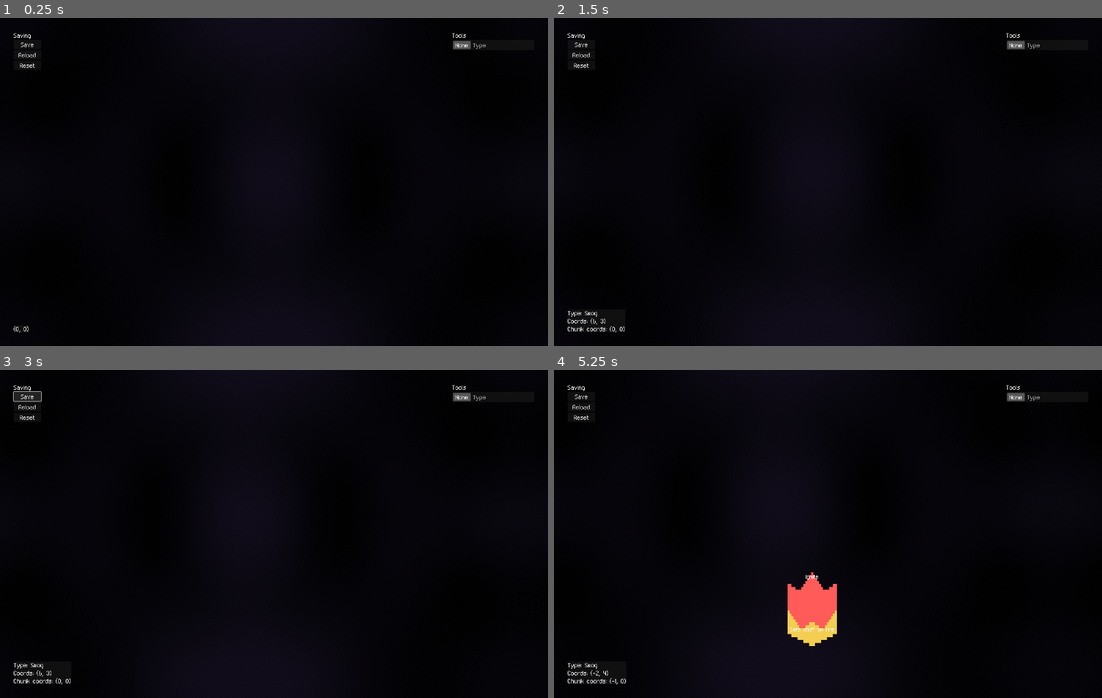
Above: before the commit, frames 1-4 (two rows, left to right).
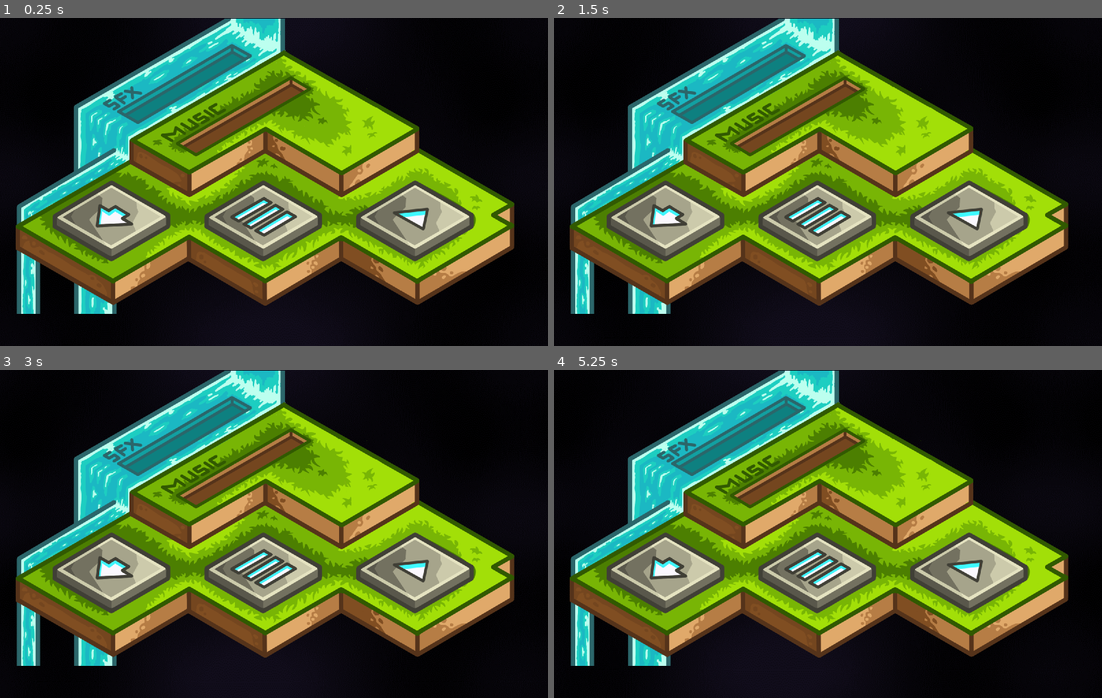
Above: after the commit, the same moments.

Repository: team-fow/riviver
Game: Godot game, scene res://scenes/game/game.tscn
Same seed, same stepped clock (60 frames per second), same inputs: the game is played once before the commit and once after it.
Inputs (mouse positions are in pixels of both pictures, inside the frame that each line leads up to):
- Up to frame 1 (0.25 s): no input
- Up to frame 2 (1.5 s): click (663, 221) at 0.52 s; click (970, 221) at 1.27 s
- Up to frame 3 (3 s): click (416, 573) at 2.02 s; click (27, 396) at 2.75 s, where only the run before the commit has a clickable "Save"
- Up to frame 4 (5.25 s): click (581, 406) at 3.5 s, where only the run before the commit has a clickable "Reload"; click (581, 415) at 4.25 s, where only the run before the commit has a clickable "Reset"; tap Enter at 5 s; drag from (745, 635) to (882, 461) at 5.02 s

The runs differ from the first frame. In frame 1, 52% of the frame differs, in the area x 2-94%, y 0-96%; in frame 2, 52%; in frame 3, 52%; in frame 4, 52%.

Commit message:
Importing UI
- Imported all panel elements, with 3 blocks: Upper, Lower, River
- Imported Buttons: Play, Quit, Menu
- Imported Sliders: Music, SFX

Need help with anchors

Diff:
--- a/project.godot
+++ b/project.godot
@@ -22,6 +22,10 @@
 
 window/size/viewport_width=2000
 window/size/viewport_height=1200
+
+[dotnet]
+
+project/assembly_name="riviver"
 
 [editor_plugins]
 
--- a/scenes/ui/ui.tscn
+++ b/scenes/ui/ui.tscn
@@ -1,11 +1,21 @@
-[gd_scene load_steps=3 format=3 uid="uid://bgbhlhlnbj02o"]
+[gd_scene load_steps=12 format=3 uid="uid://bgbhlhlnbj02o"]
 
 [ext_resource type="PackedScene" uid="uid://deg1lwogfdqdi" path="res://scenes/debug/editor/editor.tscn" id="1_jbr5h"]
 [ext_resource type="Script" path="res://scenes/debug/map.gd" id="2_kl14l"]
+[ext_resource type="Texture2D" uid="uid://dbdm86b40bbes" path="res://assets/ui/assets/Button - BG.png" id="3_7ccef"]
+[ext_resource type="Texture2D" uid="uid://6mrkfgh11hid" path="res://assets/ui/assets/Panel - River.png" id="3_cgv0v"]
+[ext_resource type="Texture2D" uid="uid://5sbi2h3l7h4p" path="res://assets/ui/assets/Button - Icon.Play.png" id="4_cgelv"]
+[ext_resource type="Texture2D" uid="uid://bp61bc5mf3cbr" path="res://assets/ui/assets/Panel - Lower.png" id="4_kpwrc"]
+[ext_resource type="Texture2D" uid="uid://bj40y15l6uury" path="res://assets/ui/assets/Panel - Upper.png" id="5_bstt5"]
+[ext_resource type="Texture2D" uid="uid://7abd0oelsoad" path="res://assets/ui/assets/Button - Icon.Back.png" id="8_o2ai1"]
+[ext_resource type="Texture2D" uid="uid://my0bwq5mlmmu" path="res://assets/ui/assets/Button - Icon.Menu.png" id="9_5u1mh"]
+[ext_resource type="Texture2D" uid="uid://bselotmjvdwhk" path="res://assets/ui/assets/Slider - Ground.png" id="9_7eaiu"]
+[ext_resource type="Texture2D" uid="uid://bc3addnh647ii" path="res://assets/ui/assets/Slider - River.png" id="10_bihvv"]
 
 [node name="UI" type="CanvasLayer"]
 
 [node name="Editor" parent="." instance=ExtResource("1_jbr5h")]
+visible = false
 
 [node name="Margins" type="MarginContainer" parent="."]
 anchors_preset = 15
@@ -20,9 +30,169 @@
 theme_override_constants/margin_bottom = 50
 
 [node name="Map" type="Control" parent="Margins"]
-visible = false
 modulate = Color(1.1, 1.1, 1.1, 0.502)
 layout_mode = 2
 size_flags_horizontal = 4
 size_flags_vertical = 4
 script = ExtResource("2_kl14l")
+
+[node name="Pause Panel" type="Control" parent="."]
+layout_mode = 3
+anchors_preset = 15
+anchor_right = 1.0
+anchor_bottom = 1.0
+offset_right = -80.0
+offset_bottom = -120.0
+grow_horizontal = 2
+grow_vertical = 2
+
+[node name="PanelRiver" type="TextureRect" parent="Pause Panel"]
+layout_mode = 1
+anchors_preset = 15
+anchor_right = 1.0
+anchor_bottom = 1.0
+offset_left = 60.0
+offset_top = 2.0
+offset_right = -791.0
+offset_bottom = 2.0
+grow_horizontal = 2
+grow_vertical = 2
+texture = ExtResource("3_cgv0v")
+
+[node name="PanelLower" type="TextureRect" parent="Pause Panel"]
+layout_mode = 1
+anchors_preset = -1
+anchor_right = 1.0
+anchor_bottom = 1.0
+offset_left = 56.0
+offset_top = 452.0
+offset_right = -42.0
+offset_bottom = -26.0
+grow_horizontal = 2
+grow_vertical = 2
+texture = ExtResource("4_kpwrc")
+
+[node name="PanelUpper" type="TextureRect" parent="Pause Panel"]
+layout_mode = 1
+anchors_preset = 15
+anchor_right = 1.0
+anchor_bottom = 1.0
+offset_left = 471.0
+offset_top = 117.0
+offset_right = -389.0
+offset_bottom = -423.0
+grow_horizontal = 2
+grow_vertical = 2
+texture = ExtResource("5_bstt5")
+
+[node name="ButtonPlay" type="TextureButton" parent="Pause Panel"]
+layout_mode = 1
+anchors_preset = 8
+anchor_left = 0.5
+anchor_top = 0.5
+anchor_right = 0.5
+anchor_bottom = 0.5
+offset_left = 338.0
+offset_top = 53.0
+offset_right = 771.0
+offset_bottom = 352.0
+grow_horizontal = 2
+grow_vertical = 2
+texture_normal = ExtResource("3_7ccef")
+
+[node name="IconPlay" type="TextureRect" parent="Pause Panel/ButtonPlay"]
+layout_mode = 1
+anchors_preset = 8
+anchor_left = 0.5
+anchor_top = 0.5
+anchor_right = 0.5
+anchor_bottom = 0.5
+offset_left = -82.5
+offset_top = -49.5
+offset_right = 52.5
+offset_bottom = 36.5
+grow_horizontal = 2
+grow_vertical = 2
+texture = ExtResource("4_cgelv")
+
+[node name="ButtonMenu" type="TextureButton" parent="Pause Panel"]
+layout_mode = 1
+anchors_preset = 8
+anchor_left = 0.5
+anchor_top = 0.5
+anchor_right = 0.5
+anchor_bottom = 0.5
+offset_left = -770.0
+offset_top = 53.0
+offset_right = -337.0
+offset_bottom = 352.0
+grow_horizontal = 2
+grow_vertical = 2
+texture_normal = ExtResource("3_7ccef")
+
+[node name="IconPlay" type="TextureRect" parent="Pause Panel/ButtonMenu"]
+layout_mode = 1
+anchors_preset = 8
+anchor_left = 0.5
+anchor_top = 0.5
+anchor_right = 0.5
+anchor_bottom = 0.5
+offset_left = -58.5
+offset_top = -63.5
+offset_right = 81.5
+offset_bottom = 41.5
+grow_horizontal = 2
+grow_vertical = 2
+texture = ExtResource("8_o2ai1")
+
+[node name="ButtonQuit" type="TextureButton" parent="Pause Panel"]
+layout_mode = 1
+anchors_preset = 8
+anchor_left = 0.5
+anchor_top = 0.5
+anchor_right = 0.5
+anchor_bottom = 0.5
+offset_left = -216.5
+offset_top = 53.0
+offset_right = 216.5
+offset_bottom = 352.0
+grow_horizontal = 2
+grow_vertical = 2
+texture_normal = ExtResource("3_7ccef")
+
+[node name="IconPlay" type="TextureRect" parent="Pause Panel/ButtonQuit"]
+layout_mode = 1
+anchors_preset = -1
+anchor_left = 0.523
+anchor_top = 0.46
+anchor_right = 0.523
+anchor_bottom = 0.46
+offset_left = -131.959
+offset_top = -76.54
+offset_right = 114.041
+offset_bottom = 70.46
+grow_horizontal = 2
+grow_vertical = 2
+texture = ExtResource("9_5u1mh")
+
+[node name="SliderMusic" type="TextureRect" parent="Pause Panel"]
+layout_mode = 1
+anchors_preset = 15
+anchor_right = 1.0
+anchor_bottom = 1.0
+offset_left = 581.0
+offset_top = 212.0
+offset_right = -782.0
+offset_bottom = -573.0
+texture = ExtResource("9_7eaiu")
+
+[node name="SliderSFX" type="TextureRect" parent="Pause Panel"]
+layout_mode = 1
+anchors_preset = 15
+anchor_right = 1.0
+anchor_bottom = 1.0
+offset_left = 374.0
+offset_top = 94.0
+offset_right = -999.0
+offset_bottom = -691.0
+texture = ExtResource("10_bihvv")
Binary file added: assets/ui/assets/Button - BG.png
Not shown, added: assets/ui/assets/Button - BG.png.import
Binary file added: assets/ui/assets/Button - Icon.Back.png
Not shown, added: assets/ui/assets/Button - Icon.Back.png.import
Binary file added: assets/ui/assets/Button - Icon.Menu.png
Not shown, added: assets/ui/assets/Button - Icon.Menu.png.import
Binary file added: assets/ui/assets/Button - Icon.Play.png
Not shown, added: assets/ui/assets/Button - Icon.Play.png.import
Binary file added: assets/ui/assets/Panel - Lower.png
Not shown, added: assets/ui/assets/Panel - Lower.png.import
Binary file added: assets/ui/assets/Panel - River.png
Not shown, added: assets/ui/assets/Panel - River.png.import
(and 6 more such lines)
